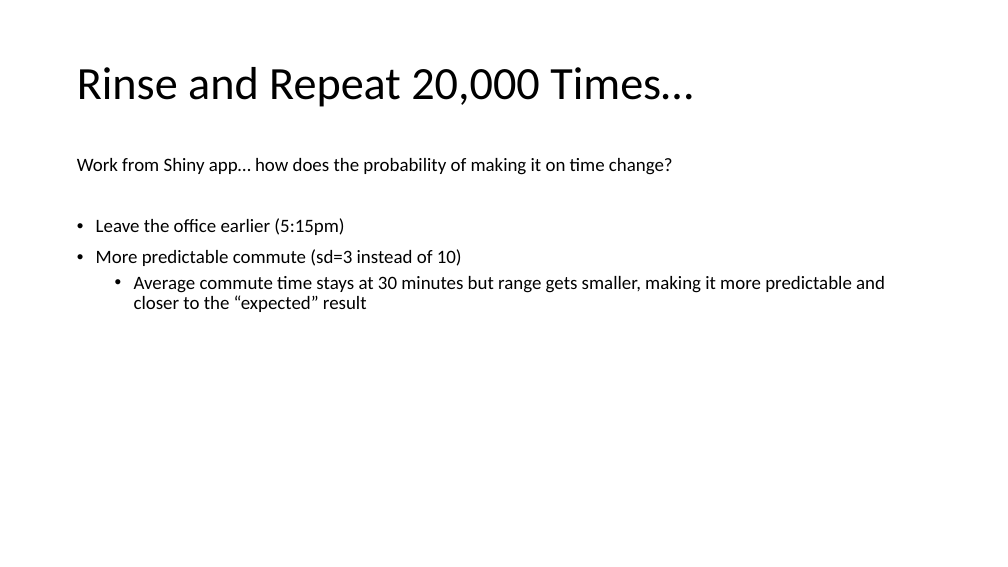
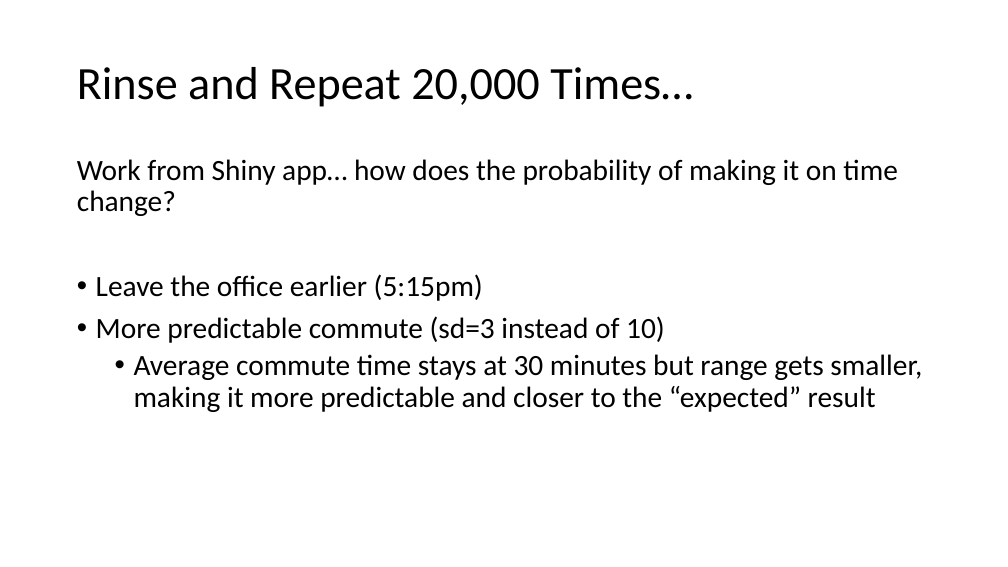
Before and after one commit to datadrivensupplychain/montecarlo_simulation, a slide deck: slide 11 of Monte Carlo Simulation training - no logo.pptx (slide 9 before the commit). Drawn at 1008x567 pixels with LibreOffice and Linux fonts; fonts in the diff are those of the drawing. Boxes give left, top, right and bottom in pixels: in the first picture for what was removed or moved away, otherwise in the second. Text is boxed around its words. In the diff, an @@ line names an element or a change of style, - is before the commit and + after.

```diff
--- a/Monte Carlo Simulation training - no logo.pptx
+++ b/Monte Carlo Simulation training - no logo.pptx
@@ text "Work from Shiny app… how ..." at bbox=[77, 159, 922, 412]: size 18 to 28 pt @@
```
Also in this commit, not shown: 4 other slides changed, 2 slides added.
